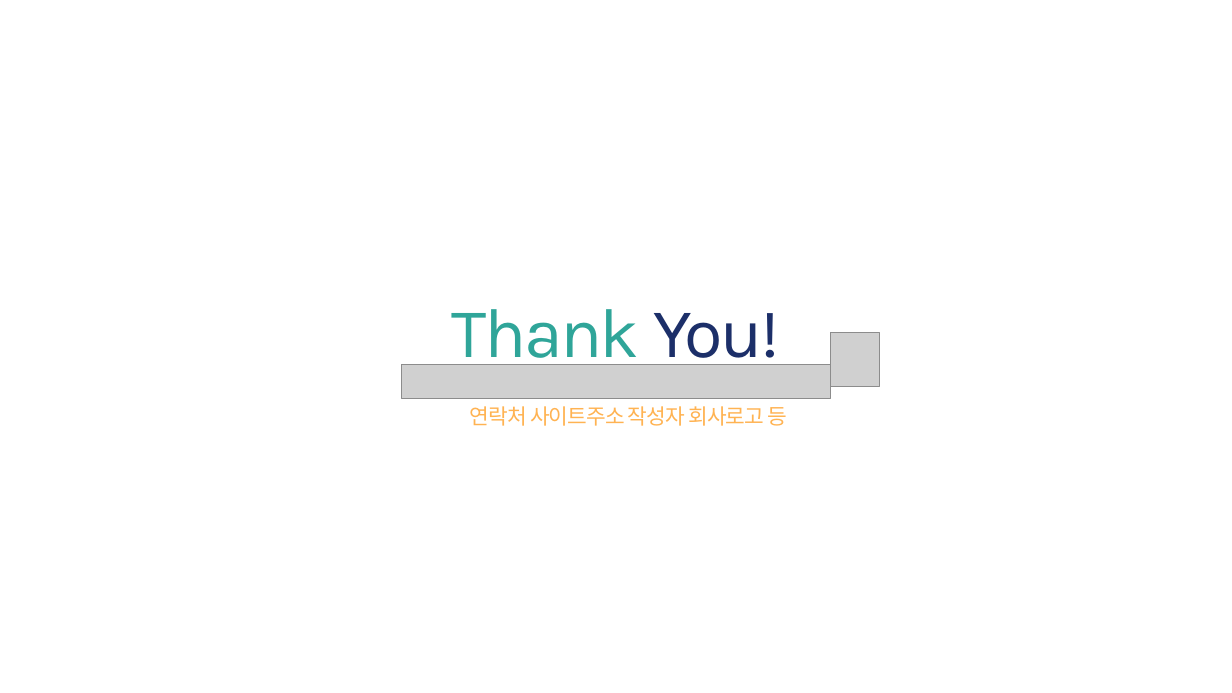
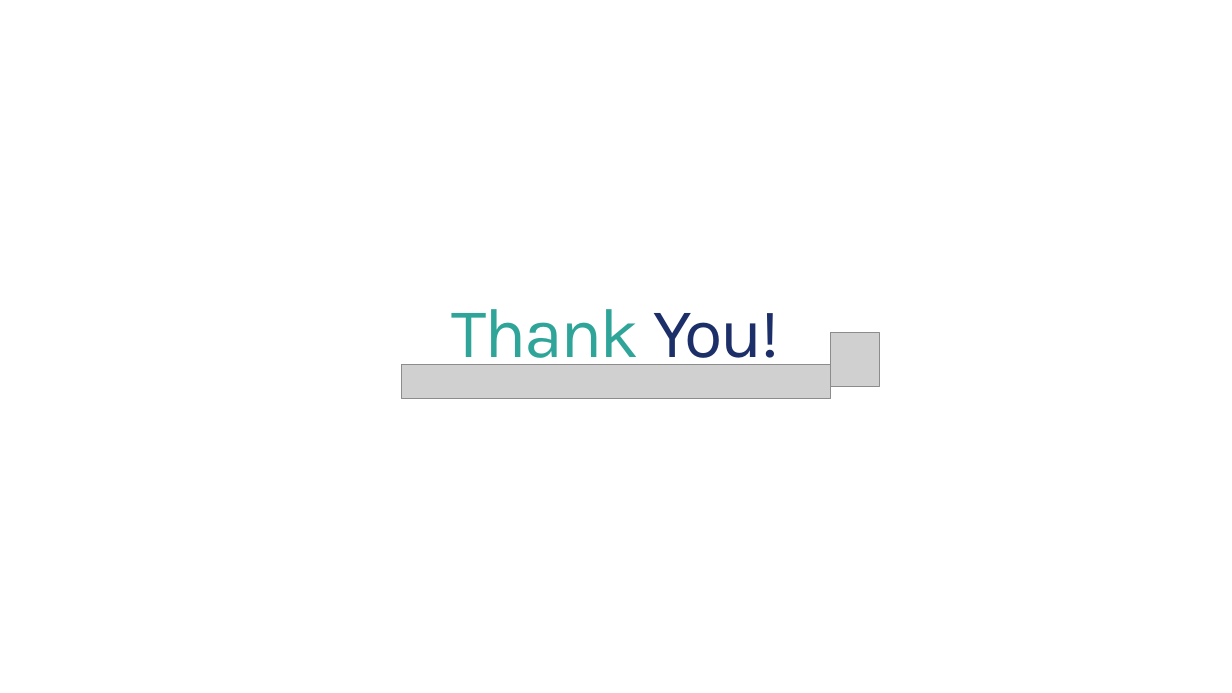
Before and after one commit to bhs0906/JavaFX_Oracle_Project, a slide deck: slide 6 of 3조_프로젝트2.pptx. Drawn at 1232x693 pixels with LibreOffice and Linux fonts; fonts in the diff are those of the drawing; grey boxes stand for pictures. Boxes give left, top, right and bottom in pixels: in the first picture for what was removed or moved away, otherwise in the second. Text is boxed around its words. In the diff, an @@ line names an element or a change of style, - is before the commit and + after.

```diff
--- a/3조_프로젝트2.pptx
+++ b/3조_프로젝트2.pptx
@@ text removed at <box>470,406,787,426</box> @@
-연락처 사이트주소 작성자 회사로고 등
```
Also in this commit, not shown: 2 other slides changed.
